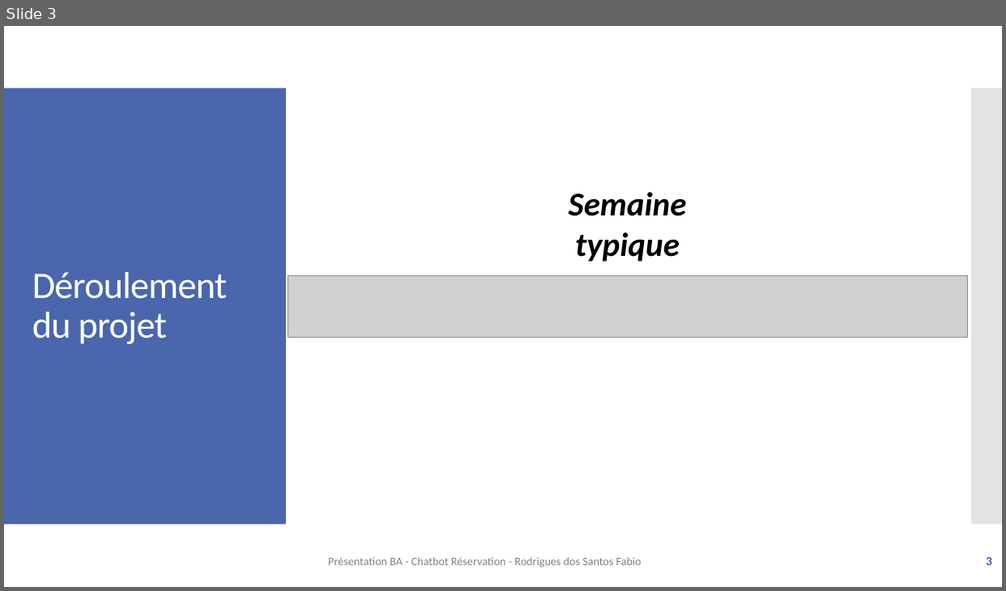
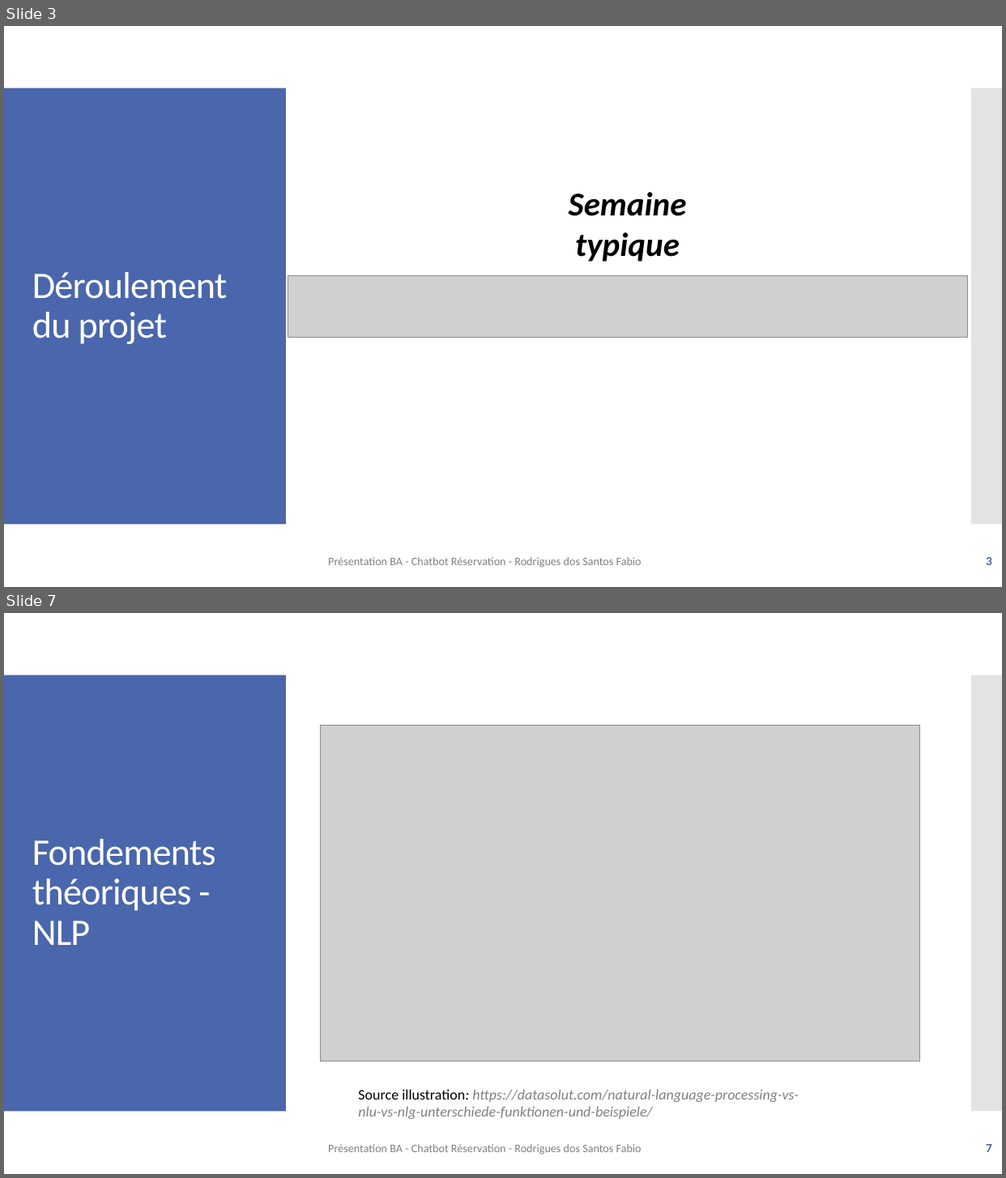
Before and after one commit to f-rdrgs/projet-bachelor, a slide deck: documentation/travail_bachelor/ISC_LOG_presentation_diplome_RodriguesDosSantosFabio_EggenbergNiklaus_2024.pptx. Shown one above the other, each under a label of ours: slide 3 before the commit, slides 3 and 7 after it; the slides between them are not shown. The pictures are 1006x591 and 1006x1178 pixels, drawn with LibreOffice and Linux fonts; fonts in the diff are those of the drawing; grey boxes stand for pictures. Boxes give left, top, right and bottom in pixels: in the first picture for what was removed or moved away, otherwise in the second. Text is boxed around its words. In the diff, an @@ line names an element or a change of style, - is before the commit and + after.

```diff
--- a/documentation/travail_bachelor/ISC_LOG_presentation_diplome_RodriguesDosSantosFabio_EggenbergNiklaus_2024.pptx
+++ b/documentation/travail_bachelor/ISC_LOG_presentation_diplome_RodriguesDosSantosFabio_EggenbergNiklaus_2024.pptx
@@ slide 7 added at box(4, 613, 1002, 1174), background #FFFFFF; not listed: 2 template elements that a slide beside it also shows @@
@@ picture added at box(321, 725, 919, 1062) @@
@@ title added at box(32, 839, 216, 945), 36 pt, text #FFFFFF @@
+Fondements théoriques - NLP
@@ text added at box(358, 1089, 798, 1119), 14 pt, text #808080, italic @@
+Source illustration: https://datasolut.com/natural-language-processing-vs-
+nlu-vs-nlg-unterschiede-funktionen-und-beispiele/
@@ text added at box(328, 1144, 641, 1155), 11 pt, text #808080 @@
+Présentation BA - Chatbot Réservation - Rodrigues dos Santos Fabio
@@ page number added at box(986, 1144, 992, 1152), 12 pt, text #4A66AC, bold @@
+7
```
Also in this commit, not shown: 2 slides changed, 2 other slides added.
